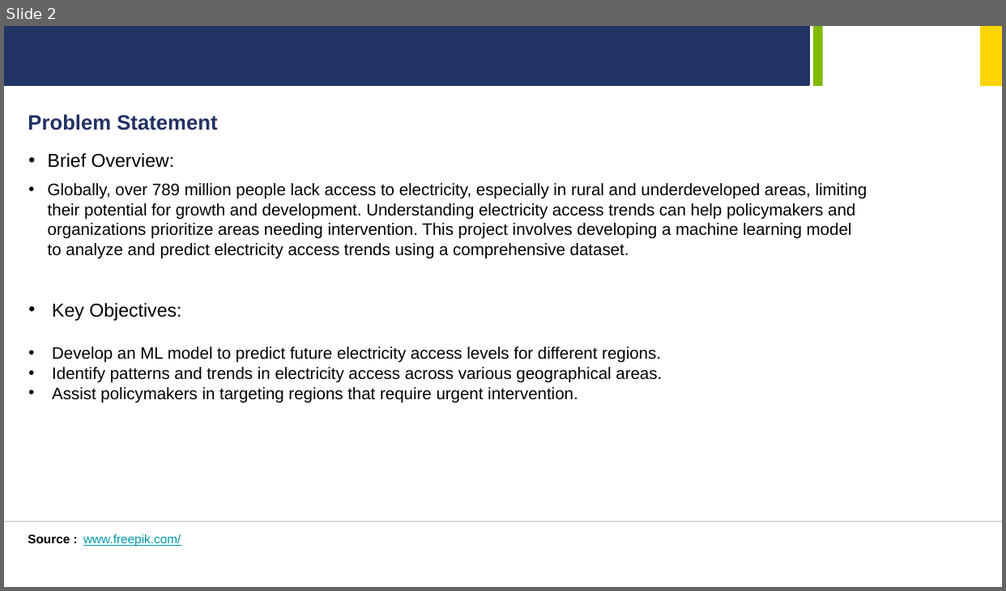
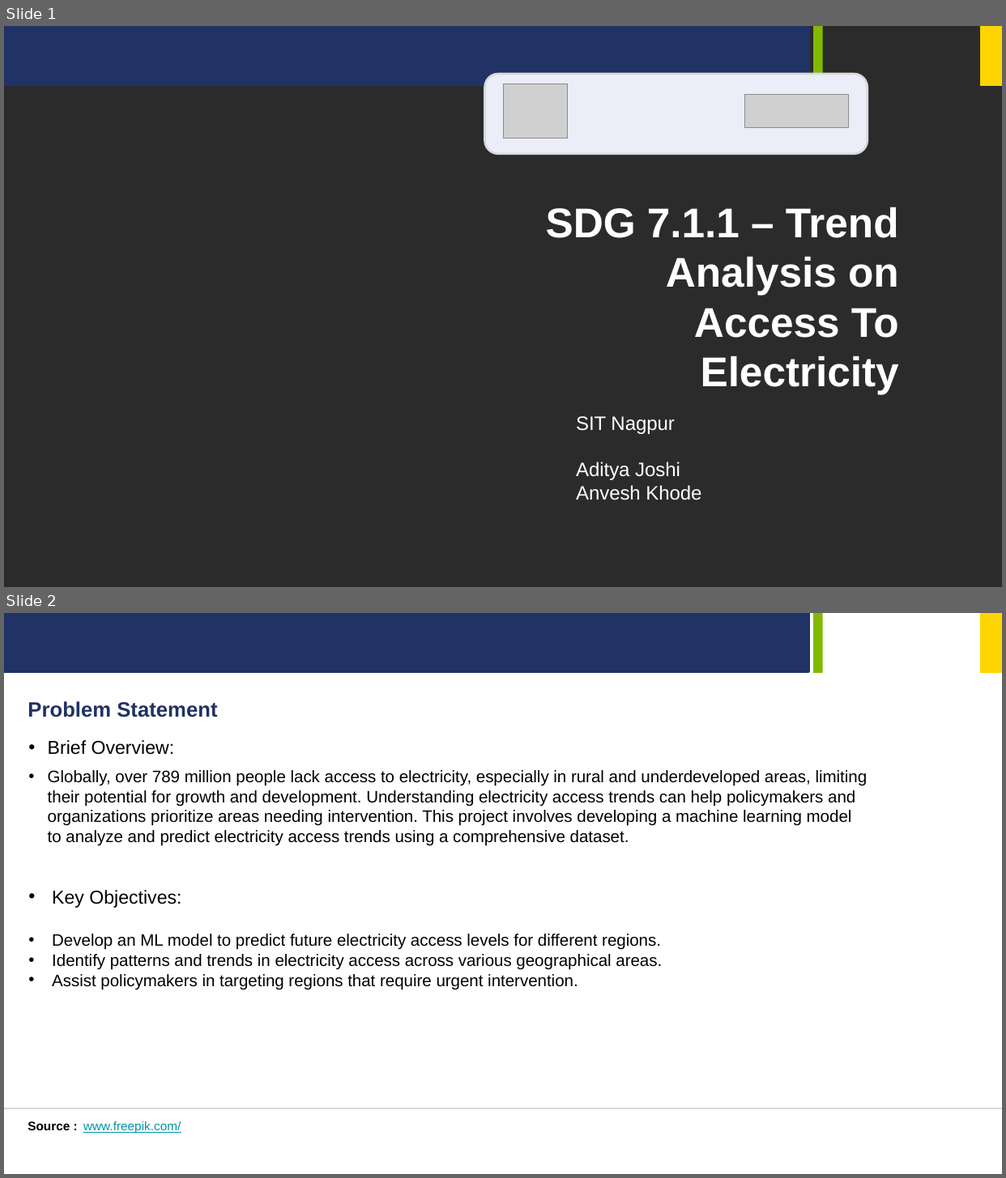
Before and after one commit to MrSaltyFish/gskillsWorkshopAI, a slide deck: finalProject/GreenSkills-AI-Case-Study.pptx. Shown one above the other, each under a label of ours: slide 2 before the commit, slides 1 and 2 after it. The pictures are 1006x591 and 1006x1178 pixels, drawn with LibreOffice and Linux fonts; fonts in the diff are those of the drawing; grey boxes stand for pictures; background and template pictures are left out; a plain dark background stands for a picture behind light text. Boxes give left, top, right and bottom in pixels: in the first picture for what was removed or moved away, otherwise in the second. Text is boxed around its words. In the diff, an @@ line names an element or a change of style, - is before the commit and + after.

```diff
--- a/finalProject/GreenSkills-AI-Case-Study.pptx
+++ b/finalProject/GreenSkills-AI-Case-Study.pptx
@@ slide 1 added at [4,26,1002,587], background picture (left out); not listed: 3 template elements that a slide beside it also shows @@
@@ rounded rectangle added at [484,74,867,154], fill #EBEEF9, outline #D9D9D9 2 pt @@
@@ picture added at [503,84,568,139] @@
@@ picture added at [745,94,849,128] @@
@@ text added at [546,207,899,395], 40 pt, text #FFFFFF, bold @@
+SDG 7.1.1 – Trend Analysis on Access To Electricity
@@ text added at [576,416,701,501], 18.7 pt, text #FFFFFF @@
+SIT Nagpur
+Aditya Joshi
+Anvesh Khode
```
Also in this commit, not shown: 3 slides changed, 7 other slides added, 1 slide removed, 13 other files.
